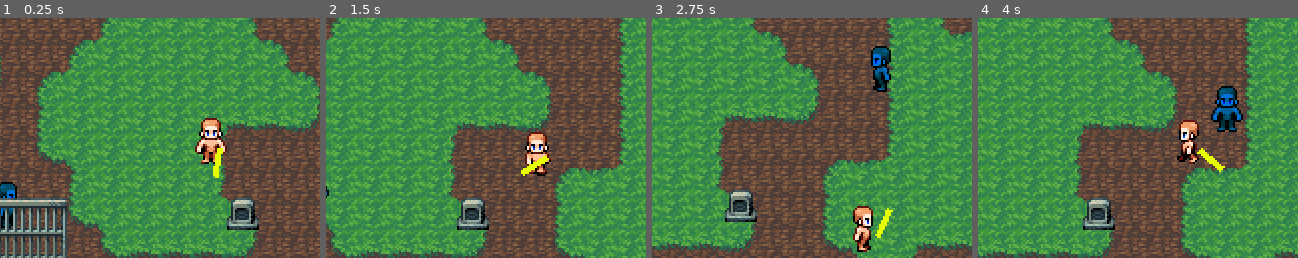
Above: before the commit, frames 1-4 (left to right).
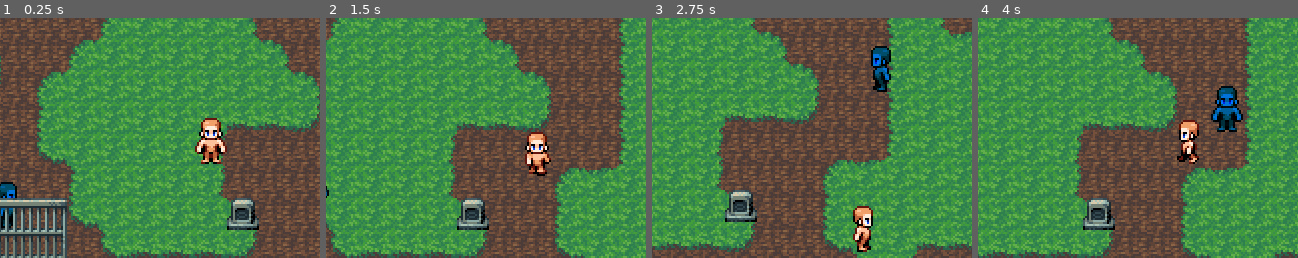
Above: after the commit, the same moments.

Repository: weinStag/cursed-rest
Game: Godot game, scene res://Scenes/gameview.tscn
Same seed, same stepped clock (60 frames per second), same inputs: the game is played once before the commit and once after it.
Inputs (mouse positions are % of the whole screen's width and height, from its top left):
- Up to frame 1 (0.25 s): no input
- Up to frame 2 (1.5 s): move the mouse to (72, 45) at 0.52 s; hold Right (ui_right) 0.53-1.28 s; tap Z (ui_accept) at 0.77 s; move the mouse to (30, 55) at 1.27 s; hold Down (ui_down) from 1.28 s (still down)
- Up to frame 3 (2.75 s): tap Z (ui_accept) at 1.52 s; move the mouse to (60, 28) at 2.02 s; release Down (ui_down) at 2.03 s; hold Right (ui_right) from 2.03 s (still down)
- Up to frame 4 (4 s): move the mouse to (45, 70) at 2.77 s; release Right (ui_right) at 2.78 s; hold Up (ui_up) 2.78-3.53 s; tap Z (ui_accept) at 3.02, 3.77 s; move the mouse to (80, 65) at 3.52 s; hold Left (ui_left) from 3.53 s (still down)
The pictures show only the part of the screen within x 17-67%, y 8-58%; the shares and areas given below are measured in that part.

The runs differ from the first frame. In frame 1, 0.2% of the frame differs, in the area x 66-70%, y 54-67%; in frame 2, 0.2%; in frame 3, 0.2%; in frame 4, 0.2%, in the area x 68-78%, y 54-65%.

Commit message:
feat: adição de atributos + rollback versão 4.4

Diff:
--- a/Scenes/Pawns/player.tscn
+++ b/Scenes/Pawns/player.tscn
@@ -313,9 +313,6 @@
 nodes/TimeScale/position = Vector2(160, 140)
 node_connections = [&"TimeScale", 0, &"StateMachine", &"output", 0, &"TimeScale"]
 
-[sub_resource type="RectangleShape2D" id="RectangleShape2D_s70le"]
-size = Vector2(16.5333, 16)
-
 [sub_resource type="Animation" id="Animation_c5sun"]
 length = 0.001
 tracks/0/type = "value"
@@ -351,6 +348,9 @@
 &"RESET": SubResource("Animation_c5sun"),
 &"new_animation": SubResource("Animation_s70le")
 }
+
+[sub_resource type="RectangleShape2D" id="RectangleShape2D_tlhq4"]
+size = Vector2(16, 23)
 
 [node name="Player" type="Node2D"]
 script = ExtResource("1_cghlj")
@@ -377,21 +377,22 @@
 parameters/TimeScale/scale = 1.0
 
 [node name="arma" type="Sprite2D" parent="."]
+visible = false
 position = Vector2(6, -1)
 scale = Vector2(0.9375, 0.1875)
 texture = ExtResource("3_5pnro")
 centered = false
 script = ExtResource("4_tlhq4")
 
-[node name="Area2D" type="Area2D" parent="arma"]
-
-[node name="CollisionShape2D" type="CollisionShape2D" parent="arma/Area2D"]
-position = Vector2(7.73335, 8)
-shape = SubResource("RectangleShape2D_s70le")
-
 [node name="AnimationPlayer" type="AnimationPlayer" parent="arma"]
 libraries = {
 &"": SubResource("AnimationLibrary_rsh2f")
 }
 
-[connection signal="area_entered" from="arma/Area2D" to="." method="_on_area_2d_area_entered"]
+[node name="Area2D" type="Area2D" parent="."]
+
+[node name="CollisionShape2D" type="CollisionShape2D" parent="Area2D"]
+position = Vector2(0, -4.5)
+shape = SubResource("RectangleShape2D_tlhq4")
+
+[connection signal="area_entered" from="Area2D" to="." method="_on_area_2d_area_entered"]
--- a/Scripts/Pawns/Types/player.gd
+++ b/Scripts/Pawns/Types/player.gd
@@ -1,4 +1,13 @@
 extends PawnMobile
+
+var status: Dictionary = {
+	'health': 250,
+	'stamina': 100,
+	'vitality': 10,
+	'breath': 10,
+	'strength': 10,
+	'agility': 10
+}
 
 const MOVEMENTS: Dictionary = {
 	'ui_up': Vector2i.UP,
@@ -189,7 +198,20 @@
 		Vector2i.RIGHT: return "right"
 		_: return "down"
 
+func calc_damage(damage) -> int:
+	var current_life = status.get('health')
+	var current_vitality = status.get('vitality')
+	var new_health = current_life + current_vitality - damage
+	return new_health
+
+func apply_knockback(value) -> void:
+	is_moving = true
 
 func _on_area_2d_area_entered(area) -> void:
 	if area.is_in_group("hitbox"):
-		$arma/AnimationPlayer.play("new_animation")
+		var new_health = calc_damage(50)
+		status.set('health', new_health)
+		if (new_health <= 0):
+			$arma/AnimationPlayer.play("new_animation")
+		else:
+			apply_knockback(5)
